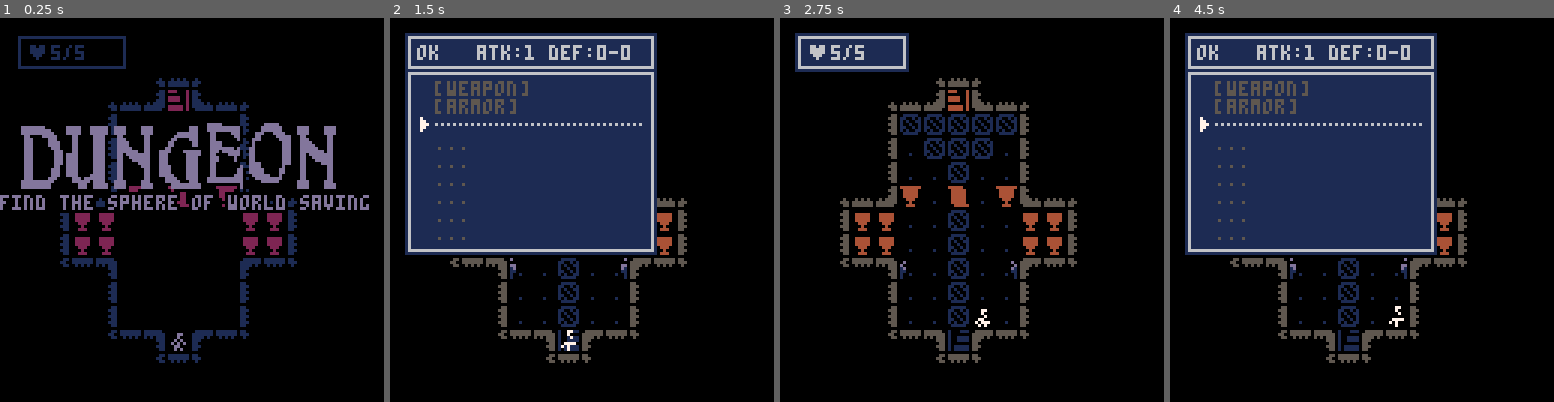
Above: before the commit, frames 1-4 (left to right).
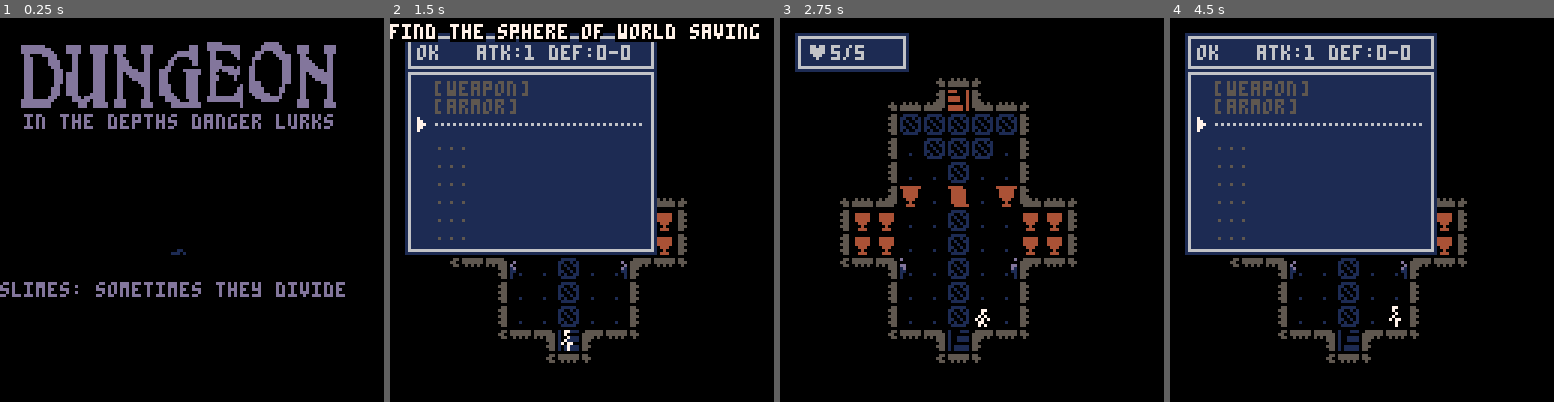
Above: after the commit, the same moments.

Repository: Aeklad/pico8
Game: PICO-8 cartridge rogue.p8
Same seed, same stepped clock (60 frames per second), same inputs: the game is played once before the commit and once after it.
Inputs:
- Up to frame 1 (0.25 s): no input
- Up to frame 2 (1.5 s): tap X (X key) at 0.33, 1.07 s; tap O (Z key) at 0.7 s
- Up to frame 3 (2.75 s): hold Right 1.6-2.1 s; tap O (Z key) at 1.7, 2.1, 2.5 s; tap X (X key) at 1.85 s; hold Up 2.15-2.42 s; hold Right from 2.47 s (still down)
- Up to frame 4 (4.5 s): tap O (Z key) every 0.4 s from 2.9 to 4.1 s; tap X (X key) at 2.97, 4.08 s; release Right at 3.03 s; hold Left 3.08-3.58 s; hold Down 3.63-3.97 s; hold Right from 4.02 s (still down)

The runs differ from the first frame. In frame 1, 21% of the frame differs, in the area x 0-97%, y 4-90%; in frame 2, 2.6%; in frame 3, less than 0.1%; in frame 4, 0.2%.

Commit message:
title screen coming along

Diff:
--- a/rogue.p8
+++ b/rogue.p8
@@ -25,6 +25,7 @@
  mob_maxf=explodeval("2,3,4,5,6,7,8,8,8")
  mob_spec=explode("player,divide,fly,fast,steal,stun,curse,slow,magic")
  mob_loot=explodeval("0,0,0,0,0,0,1,2,3,4,5,6,7,8,9,10,11,12,13,14,15")
+ mob_tagline=explode("player,slimes: sometimes they divide,bats: they like to fly,skeletons: are they so fast?,goblins: tricky little thieves,hydras: three heads-stunning,trolls: curses all around,cyclops: these guys are slow,zorns: they magical!")
  crv_sig=explodeval("255,214,124,179,233")
  crv_msk=explodeval("0,9,3,12,6")
  free_sig=explodeval("0,0,0,0,16,64,32,128,161,104,84,146")
@@ -33,7 +34,7 @@
  wall_sig=explodeval("251,233,253,84,146,80,16,144,112,208,241,248,210,177,225,120,179,0,124,104,161,64,240,128,224,176,242,244,116,232,178,212,247,214,254,192,48,96,32,160,245,250,243,249,246,252")
 
  wall_msk=explodeval("0,6,0,11,13,11,15,13,3,9,0,0,9,12,6,3,12,15,3,7,14,15,0,15,6,12,0,0,3,6,12,9,0,9,0,15,15,7,15,14,0,0,0,0,0,0")
-
+ attract=true
  debug={}
  startgame()
 end
@@ -48,12 +49,13 @@
 function _draw()
  doshake()
  _drw()
+
  if floor>-1 then
   drawind()
   drawlogo()
- for f in all(float) do
-  oprint8(f.txt,f.x,f.y,f.c,0)
- end
+  for f in all(float) do
+   oprint8(f.txt,f.x,f.y,f.c,0)
+  end
  end
  --fadeperc=0
  checkfade()
@@ -79,14 +80,7 @@
  mob={}
  dmob={}
  p_mob=addmob(1,1,1)
- slime=addmob(2,1,1)
- bat=addmob(3,1,3)
- skele=addmob(4,1,5)
- goblin=addmob(5,1,7)
- hydra=addmob(6,8,1)
- troll=addmob(7,8,3)
- cyclops=addmob(8,8,5)
- zorn=addmob(9,8,7)
+ mob_typ=1
  p_t=0
  inv,eqp={},{}
  makeipool()
@@ -105,7 +99,11 @@
  _upd=update_game
  _drw=draw_game
  st_steps,st_kills,st_meals,st_killer=0,0,0,""
- genfloor(0)
+ if attract then
+  genfloor(-1)
+ else
+  genfloor(0)
+ end
 end
 -->8
 --updates tab 1
@@ -233,6 +230,7 @@
 
 function update_gover()
  if btn(❎) then
+  attract=false
   sfx(54)
   fadeout()
   startgame()
@@ -316,20 +314,8 @@
    end
   end
  end
-
-
- --for f in all(float) do
-  --oprint8(f.txt,f.x,f.y,f.c,0)
- --end
- --debug
- if debugmap!=nil then
-  for x=0,15 do
-   for y=0,15 do
-    if debugmap[x][y]>0 then
-     spr(63,x*8,y*8)
-    end
-   end
-  end
+ if floor==-1 then
+  draw_attract()
  end
 end
 
@@ -341,7 +327,7 @@
   end
   palt(12,true)
   palt(0,false)
-  spr(144,7,logo_y,14,3)
+  --spr(144,7,logo_y,14,3)
   palt()
   oprint8("find the sphere of world saving",0,logo_y+24,7,0)
  end
@@ -383,16 +369,26 @@
  print("press x",46,90,5+abs(sin(time()/3)*2))
 end
 
-function draw_title()
-  copymap(64,0)
- add(mob,slime)
- add(mob,bat)
- add(mob,skele)
- add(mob,goblin)
- add(mob,hydra)
- add(mob,troll)
- add(mob,cyclops)
- add(mob,zorn)
+function draw_attract()
+ _upd=update_gover
+ copymap(0,64)
+ palt(12,true)
+ palt(0,false)
+ spr(144,7,8,14,3)
+ palt()
+ if t%240== 0 or attract then
+  attract=false
+  mob_typ+=1
+  if mob_typ > 9 then
+   mob_typ=2
+  end
+  mob={}
+  add(mob,addmob(mob_typ,7,9))
+ end
+ print("in the depths danger lurks",8,32,7,0)
+ if mob_typ >=2 then
+  print(mob_tagline[mob_typ],0,88,7,0)
+ end
 end
 
 function animap()
@@ -1534,7 +1530,7 @@
   st_steps=0
  end
  if floor==-1 then
-  draw_title()
+  attract=true
  elseif floor==0 then
   copymap(16,0)
  elseif floor==winfloor then
